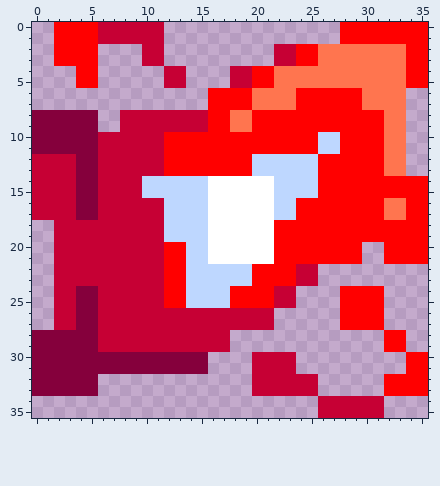
One commit to this pixel-art sprite: images/youtube.png. The picture above is the old version.
The file is 36x36 pixels.
The result:
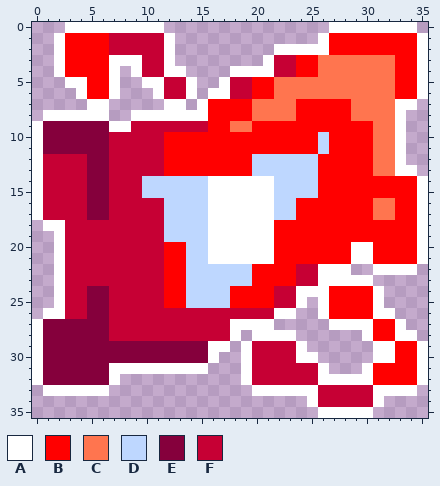
Palette (. is transparent): A #ffffff  B #ff0000  C #ff754f  D #bed7ff  E #85003c  F #c60034
Change:
Changed rows in their new state; - is an unchanged pixel.
first column x 0:
 0 --.AAAAAAAAA---------------AAAAAAAA.
 1 --A---B-----A-------------AB-------A
 2 --A---BFFF--A---------AAAAABBBBBBB-A
 3 --A---BAAA--A--------A-----------B-A
 4 --AB--BA-AFFAA----AAAAFFBB-------B-A
 5 ---AA-BA--AA--A--A---------------B-A
 6 ----ABBA---AFFA-AAFFBB--CCCCCC---BBA
 7 -----AA-----AA-A-------------C---AA-
 8 .AAAAAA-.AAAAAAA--BBCCCC-----CCC-A--
 9 A-----EAA----------------------C-A--
10 A-----E--------------------B---C-A--
11 A-----E--------------------B---C-A--
12 A---F-E------------------------C-A--
13 A---F-E------------------------C-AA-
14 A---F-E----------------------------A
15 A---F-E----------------------------A
16 A---F-E------------------------C-B-A
17 A---F-E------------------------C-B-A
18 -AA--------------------------------A
19 --A--------------------------------A
20 --A--------------------------AAB---A
21 --A--------------------------AAB---A
22 --A-----------------------AAA--AAAA-
23 --A-----------------------AAAAA-----
24 --A-F-E-----------------AAAB---A----
25 --A-F-E-----------------A-AB---A----
26 -AA-F-E---------------AA--AB---AA---
27 AEEE--E-----------AAAA-----AAAA-BA--
28 A-----E-----------A-AAAA------AB-AA-
29 A-----EEEEEEEEEEAA-AFFFFA------AA-BA
30 A---------------A--A----AA-----AAB-A
31 A------AAAAAAAAA---A----FFA---ABBB-A
32 A-----EA-----------A------AAAAAB---A
33 .AAAAAA-------------AAAAAAFFFFFAAAA.
34 -------------------------A-----A----
35 --------------------------AAAAA.----
Boxes around the changes in both pictures, in picture pixels (x1, y1, x2, y2):
changed: (32, 22, 428, 418)
